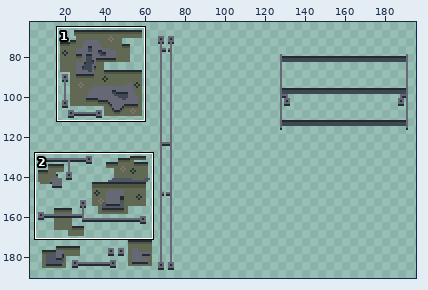
Edited in one commit: pixel-art file (AcerolaGameJam_UnityProject/AcerolaGameJam0/Assets/Sprites/Environment/Tilemap/TempleFloorTileSheets.aseprite). Above: a wide view before the commit, with the close-up outlined.
Close-up. Earlier state:
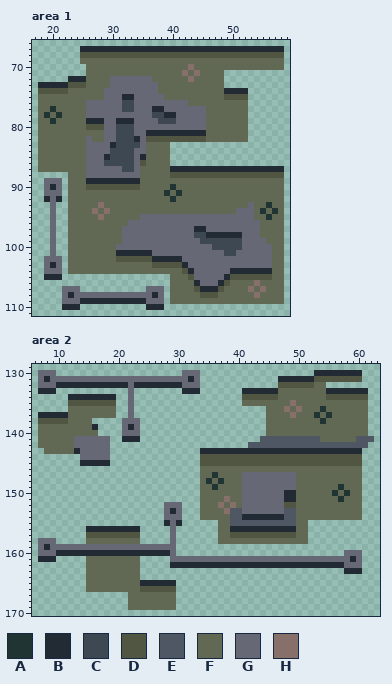
320x320 pixels, 1 frame. Colours within 5 levels of each other are drawn and written as one. Shown: area 1: x 17..59, y 66..111; area 2: x 6..63, y 129..170. The wide view leaves out empty margins. The commit also changed other parts of the picture, which this record leaves out.
Palette (. is transparent): A #213434  B #222b34  C #3e4852  D #505641  E #4e5763  F #616854  G #666875  H #867069
Pixels before, area 1, first column x 18:
 67 .......BBBBBBBBBBBBBBBBBBBBBBBBBBBBBBBBBB
 68 .......DDDDDDDDDDDDDDDDDDDDDDDDDDDDDDDDDD
 69 .......FFFFFFFFFFFFFFFFFFFFFFFFFFFFFFFFFF
 70 ........FFFFFFFFFFFFFFFFFHFFFFFFFFFFFFFFF
 71 ........FFFFFFFFFFFFFFFFHFHFFFF..........
 72 .....BBBFFFFGGGGGGGFFFFFFHFFFFF..........
 73 BBBBBDDDFFFFGGGGGGGGFFFFFFFFFFF..........
 74 DDDDDFFFFFFGGGGGGGGGFFFFFFFFFFFBBBB......
 75 FFFFFFFFFFFGGGBBGGGGGFFFFFFFFFFDDDD......
 76 FFFFFFFFGGGGGGCCGGGGGGGGGFFFFFFFFFF......
 77 FFAFFFFFGGGGGGCCGGGBBGGGGGGGFFFFFFF......
 78 FAFAFFFFGGGGGGGGGGGCCBBGGGGGFFFFFFF......
 79 FFAFFFFFBBBGGBBBGGGGCCCGGGGGFFFFFFF......
 80 FFFFFFFFDDDGGCCCGGGGGGGGGGGGFFFFFFF......
 81 FFFFFFFFFFFGGCCCGGBBBBBBBBBBFFFFFFF......
 82 FFFFFFFFGFFGGCCCBGDDDDDDDDDDFFFFFFF......
 83 FFFFFFFFGGGGBCCCCGFFFF...................
 84 FFFFFFFFGGGGCCCCGGFFFF...................
 85 FFFFFFFFGGGBCCCCGBFFFF...................
 86 FFFFFFFFGGGCCCCCGDFFFF...................
 87 FFFFFFFFGGGGGGCCGFFFFFBBBBBBBBBBBBBBBBBBB
 88 .....FFFGGGGGGGGGFFFFFDDDDDDDDDDDDDDDDDDD
 89 .GGG.FFFBBBBBBBBBFFFFFFFFFFFFFFFFFFFFFFFF
 90 .GBG.FFFDDDDDDDDDFFFFFAFFFFFFFFFFFFFFFFFF
 91 .GGG.FFFFFFFFFFFFFFFFAFAFFFFFFFFFFFFFFFFF
 92 .BGB.FFFFFFFFFFFFFFFFFAFFFFFFFFFFFFFFFFFF
 93 ..G..FFFFFHFFFFFFFFFFFFFFFFFFFFFFFFGFFAFF
 94 ..G..FFFFHFHFFFFFFFFFFFFFFFFFFFFFGGGFAFAF
 95 ..G..FFFFFHFFFFFFGGGGGGGGGGGGGGGGGGGFFAFF
 96 ..G..FFFFFFFFFFGGGGGGGGGGGGGGGGGGGGGGFFFF
 97 ..G..FFFFFFFFFGGGGGGGGGGGGBBGGGGGGGGGFFFF
 98 ..G..FFFFFFFFFGGGGGGGGGGGGCCBBBBBBGGGFFFF
 99 ..G..FFFFFFFFFGGGGGGGGGGGGGCCCCCCCGGGGFFF
100 ..G..FFFFFFFFGGGGGGGGGGGGGGGGCCCCCGGGGGFF
101 ..G..FFFFFFFFBBBBBBGGGGGGGGGGGGCCGGGGGGFF
102 .GGG.FFFFFFFFDDDDDDBBBBBGGGGGGGGGGGGGGGFF
103 .GBG.FFFFFFFFFFFFFFDDDDDBGGGGGGGGGGGGGGFF
104 .GGG.FFFFFFFFFFFFFFFFFFFDBGGGGGGBBBBBBBFF
105 .BBB..................FFFDGGGGGBDDDDDDDFF
106 ......................FFFFBGGGBDFFFFHFFFF
107 ....GGG...........GGG.FFFFDBBBDFFFFHFHFFF
108 ....GBGGGGGGGGGGGGGBG.FFFFFDDDFFFFFFHFFFF
109 ....GGGBBBBBBBBBBBGGG.FFFFFFFFFFFFFFFFFFF
110 ....BBB...........BBB....................
Pixels before, area 2 (only the part around the change), first column x 6:
129 ..........................................................
130 .GGG.....................GGG...................BBBBBBBB...
131 .GBGGGGGGGGGGGGGGGGGGGGGGGBG.............BBBBBBDDDDDDDD...
132 .GGGBBBBBBBBBBBBGBBBBBBBBGGG.............DDDDDDFF.........
133 .BBB............G........BBB.......BBBBBBFFFFFFFFBBBBBBB..
134 ......BBBBBBBB..G..................DDDDDDFFFFFFFFDDDDDDD..
135 ......DDDDDDDD..G..................FFFFFFFFHFFFFFFFFFFFF..
136 ......FFFFFFFF..G......................FFFHFHFFFAFFFFFFF..
137 .BBBBBFFFFFFFF..G......................FFFFHFFFAFAFFFFFF..
138 .DDDDDFFFF.....GGG.....................FFFFFFFFFAFFFFFFF..
139 .FFFFFFFFFB....GBG.....................FFFFFFFFFFFFFFFFF..
140 .FFFFFFFFFF....GGG.....................FFFFFFFFFFFFFFFFF..
141 .FFFFFFGGGGGG..BBB....................EEEEEEEEEEFFFFFFEEE.
142 .FFFFFFGGGGGG.......................EEEEEEEEEEEEEEEEEEEE..
143 ..FFFFFBGGGGG...............BBBBBBBBBBBBBBBBBBBBBBBBBBB...
144 ........GGGGG...............DDDDDDDDDDDDDDDDDDDDDDDDDDD...
145 ........BBBBB...............DDDDDDDDDDDDDDDDDDDDDDDDDDD...
146 ............................FFFFFFFFFFFFFFFFFFFFFFFFFFF...
147 ............................FFAFFFFGGGGGGGGGFFFFFFFFFFF...
148 ............................FAFAFFFGGGGGGGGGFFFFFFFFFFF...
149 ............................FFAFFFFGGGGGGGGGFFFFFFFAFFF...
150 ............................FFFFFFFGGGGGGGBBFFFFFFAFAFF...
151 ............................FFFFHFFGGGGGGGBBFFFFFFFAFFF...
152 ......................GGG...FFFHFHFGGGGGGGDDFFFFFFFFFFF...
153 ......................GBG...FFFFHEEGGGGGGGEEFFFFFFFFFFF...
154 ......................GGG...FFFFFEEBBBBBBBEEFFFFFFFFFFF...
155 ......................BGB......FFEEEEEEEEEEEFF............
156 .........BBBBBBBBB.....G.......FFBBBBBBBBBBBFF............
157 .........DDDDDDDDD.....G.......FFDDDDDDDDDDDFF............
158 .GGG.....FFFFFFFFF.....G.......FFFFFFFFFFFFFFF............
159 .GBGGGGGGGGGGGGGGGGGGGGG..................................
160 .GGGBBBBBBBBBBBBBBBBBBBG............................GGG...
161 .BBB.....FFFFFFFFF.....GGGGGGGGGGGGGGGGGGGGGGGGGGGGGGBG...
162 .........FFFFFFFFF.....BBBBBBBBBBBBBBBBBBBBBBBBBBBBBGGG...
163 .........FFFFFFFFF..................................BBB...
164 .........FFFFFFFFF........................................
165 .........FFFFFFFFFBBBBBB..................................
166 .........FFFFFFFFFDDDDDD..................................
167 ................FFFFFFFF..................................
168 ................FFFFFFFF..................................
169 ................FFFFFFFF..................................
170 ..........................................................
Now the later version:
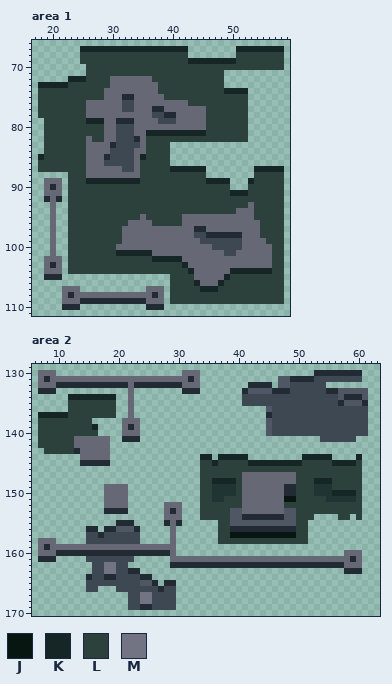
Colours new in this view: J #081611  K #162627  L #2c413c  M #727483
The edit:
Changed rows in their new state; - is an unchanged pixel.
Area 1, layer "Details":
first column x 18:
 67 -------KKKKKKKKKKKKKKKKKK........KKKKKKKK
 68 -------LLLLLLLLLLLLLLLLLL........LLLLLLLL
 69 -------LLLLLLLLLLLLLLLLLLKKKKKKKKLLLLLLLL
 70 --------LLLLLLLLLLLLLLLLLLLLLLLLLLLLLLLLL
 71 --------LLLLLLLLLLLLLLLLLLLLLLL----------
 72 -----KKKLLLL-------LLLLLLLLLLLL----------
 73 KKKKKLLLLLLL--------LLLLLLLLLLL----------
 74 LLLLLLLLLLL---------LLLLLLLLLLLKKKK------
 75 LLLLLLLLLLL----------LLLLLLLLLLLLLL------
 76 LLLLLLLL-----------------LLLLLLLLLL------
 77 LLLLLLLL--------------------LLLLLLL------
 78 LLLLLLLL--------------------LLLLLLL------
 79 .LLLLLLLKKK-----------------LLLLLLL------
 80 .LLLLLLLLLL-----------------LLLLLLL------
 81 .LLLLLLLLLL-------KKKKKKKKKKLLLLLLL------
 82 .LLLLLLL-LL-------LLLLLLLLLLLLLLLLL------
 83 .LLLLLLL----------LLLL-------------------
 84 .LLLLLLL----------LLLL-------------------
 85 KLLLLLLL---------KLLLL-------------------
 86 LLLLLLLL---------LLLLL-------------------
 87 LLLLLLLL---------LLLLLKKKKKK........KKKKK
 88 -----LLL---------LLLLLLLLLLL........LLLLL
 89 -----LLLKKKKKKKKKLLLLLLLLLLLKKKK...KLLLLL
 90 -----LLLLLLLLLLLLLLLLLLLLLLLLLLL...LLLLLL
 91 -----LLLLLLLLLLLLLLLLLLLLLLLLLLLKKKLLLLLL
 92 -----LLLLLLLLLLLLLLLLLLLLLLLLLLLLLLLLLLLL
 93 -----LLLLLLLLLLLLLLLLLLLLLLLLLLLLLL-LLLLL
 94 -----LLLLLLLLLLLLLLLLLLLLLLLLLLLL---LLLLL
 95 -----LLLLLLLLLLLL-LLLLLL------------LLLLL
 96 -----LLLLLLLLLL----LLLLL-------------LLLL
 97 -----LLLLLLLLL-----------------------LLLL
 98 -----LLLLLLLLL-----------------------LLLL
 99 -----LLLLLLLLL------------------------LLL
100 -----LLLLLLLL--------------------------LL
101 -----LLLLLLLLKKKKKK--------------------LL
102 -----LLLLLLLLLLLLLLKKKKK---------------LL
103 -----LLLLLLLLLLLLLLLLLLLK--------------LL
104 -----LLLLLLLLLLLLLLLLLLLLK------KKKKKKKLL
105 ----------------------LLLL-----KLLLLLLLLL
106 ----------------------LLLLK---KLLLLLLLLLL
107 ----------------------LLLLLKKKLLLLLLLLLLL
108 ----------------------LLLLLLLLLLLLLLLLLLL
109 ----------------------LLLLLLLLLLLLLLLLLLL
Area 2, layer "Details":
first column x 7:
131 ----------------------------------------EE----CCCCCCCC--
132 -----------------------------------BBBB-EECCCCCC--------
133 -----------------------------------EEEE-BBCCCCCC--EEEEE-
134 -----KKKKKKKK---------------------CCCCCCCCCCCCCCCCEBBBE-
135 -----LLLLLLLL---------------------CCCCCCCCCCCCCCCCBEEEB-
136 -----LLLLLLLL-------------------------ECCCCCCCCCCCCCCCC-
137 KKKKKLLLLLLLL-------------------------BCCCCCCCCCCCCCCCC-
138 LLLLLLLLL-----------------------------ECCCCCCCCCCCCCCCC-
139 LLLLLLLLLK----------------------------ECCCCCCCCCCCCCCCC-
140 LLLLLLLLLL----------------------------ECCCCCCCCCCCCCCCC-
141 LLLLLL-------------------------------..........CCCCCC...
142 LLLLLL-----------------------------....................-
143 -LLLLL---------------------...........................--
144 ---------------------------KK.KKKKK.........KKKKK....K--
145 ---------------------------LLKLLLLLKKKKKKKKKLLLLLKKKKL--
146 ---------------------------LLLLLLLLLLLLLLLLLLLLLLLLLLL--
147 ---------------------------LLLLLLL---------LLLLLLLLLLL--
148 ---------------------------LLKKKKL---------LLLKKKLLLLL--
149 -----------GGGG------------LL-AAAL-------BBLLLAAALLLLL--
150 -----------GGGG------------LLAAAAL---------LLLAAAKKKKL--
151 -----------GGGG------------LLAALLL-------JJLLLLLAA-AAL--
152 -----------GGGG------------LLLLLLL-------LLLLLLLLLLLLL--
153 -----------BBBB------------LLLLL-----------LLLLLLLLLLL--
154 ---------------------------LLLLL-----------LLL....LL.L--
155 -------------BBB--------------LL-----------LL-----------
156 ----------.--EEE--------------LL-----------LL-----------
157 --------CCBCCCCCC-------------LLJJJJJJJJJJJLL-----------
158 --------CCCCCCCCC-------------LLLLLLLLLLLLLLL-----------
161 --------CCCCCCCC.---------------------------------------
162 --------.CCMMCC..---------------------------------------
163 --------.CCMMCCBB---------------------------------------
164 --------BCCBBCCCCBB-------------------------------------
165 --------CCCCCCCCCEE-.-----------------------------------
166 --------CC...CCCCCCCBCC---------------------------------
167 ---------------CCMMCCCC---------------------------------
168 ---------------CCMMCCCC---------------------------------
169 ---------------CCBBCCCC---------------------------------
